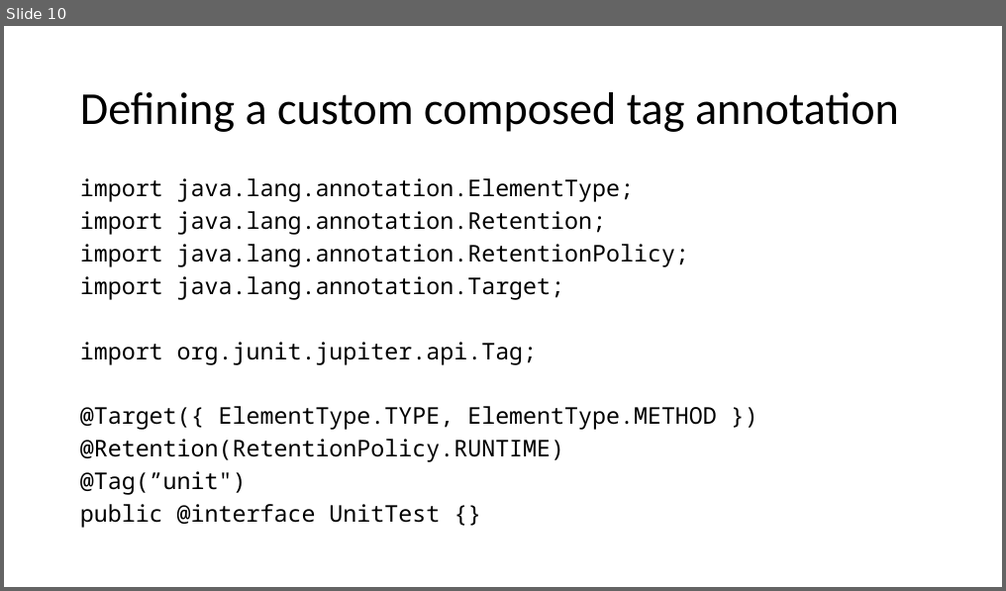
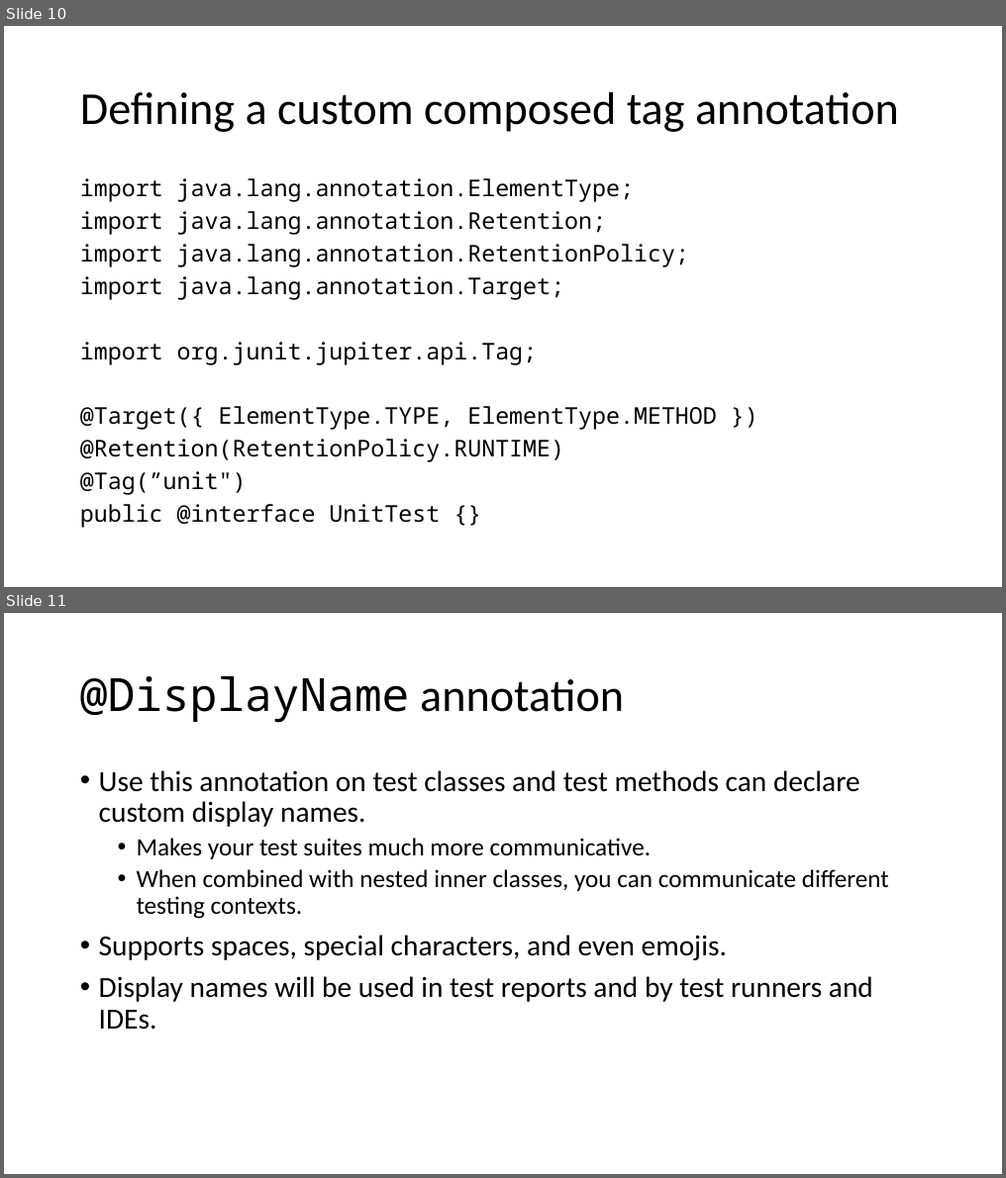
Before and after one commit to cebartling/test-driven, a slide deck: presentations/Introduction to JUnit 5.pptx. Shown one above the other, each under a label of ours: slide 10 before the commit, slides 10 and 11 after it. The pictures are 1006x591 and 1006x1178 pixels, drawn with LibreOffice and Linux fonts; fonts in the diff are those of the drawing. Boxes give left, top, right and bottom in pixels: in the first picture for what was removed or moved away, otherwise in the second. Text is boxed around its words. In the diff, an @@ line names an element or a change of style, - is before the commit and + after.

```diff
--- a/presentations/Introduction to JUnit 5.pptx
+++ b/presentations/Introduction to JUnit 5.pptx
@@ slide 11 added at (x1=4, y1=613, x2=1002, y2=1174), background #FFFFFF @@
@@ title added at (x1=80, y1=676, x2=624, y2=723), 44 pt, text #000000 @@
+@DisplayName annotation
@@ text added at (x1=99, y1=770, x2=889, y2=1030), 28 pt, text #000000 @@
+• Use this annotation on test classes and test methods can declare custom display names.
+  • Makes your test suites much more communicative.
+  • When combined with nested inner classes, you can communicate different testing contexts.
+• Supports spaces, special characters, and even emojis.
+• Display names will be used in test reports and by test runners and IDEs.
```
Also in this commit, not shown: 2 slides changed, 9 other slides added, 2 slides removed.
